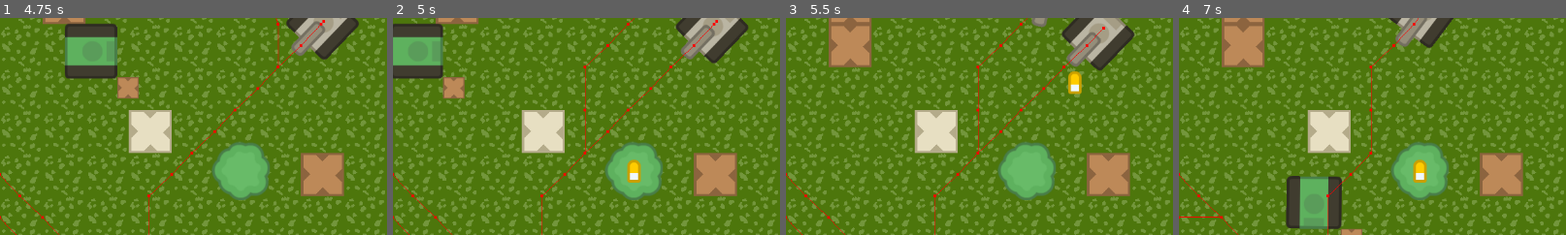
Above: before the commit, frames 1-4 (left to right).
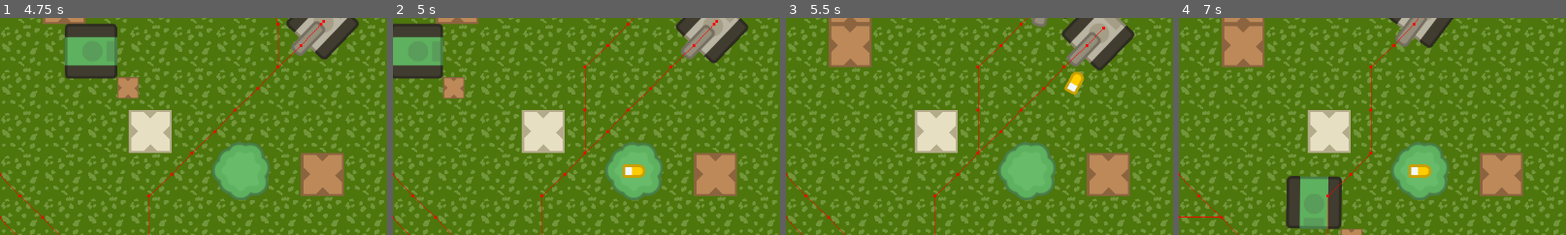
Above: after the commit, the same moments.

Repository: gerep/wall-and-order
Game: Godot game, scene res://scenes/level/level.tscn
Two runs of this game, one before a commit and one after it. Both use one fixed random seed, a clock stepped at 60 frames per second and the inputs below.
Inputs:
- Up to frame 1 (4.75 s): tap Enter at 0.5 s; hold Right (ui_right) 0.53-1.28 s; hold Space (place) 0.53-1.28 s; hold Down (ui_down) 1.28-2.03 s; tap Space (place) at 1.35, 2.85, 4.35 s; hold Right (ui_right) 2.03-2.78 s; hold Space (place) 2.03-2.78 s; hold Up (ui_up) 2.78-3.53 s; hold Space (place) 3.53-4.28 s; hold Left (ui_left) from 3.53 s (still down)
- Up to frame 2 (5 s): keep holding Left (ui_left)
- Up to frame 3 (5.5 s): release Left (ui_left) at 5.03 s; hold Down (ui_down) from 5.03 s (still down); hold Space (place) from 5.03 s (still down)
- Up to frame 4 (7 s): release Down (ui_down) at 5.78 s; release Space (place) at 5.78 s; hold Right (ui_right) 5.78-6.53 s; tap Space (place) at 5.85 s; hold Up (ui_up) from 6.53 s (still down); hold Space (place) from 6.53 s (still down)
The pictures show only the part of the screen within x 50-100%, y 8-58%; the shares and areas given below are measured in that part.

Frame 1 is identical in both runs. In frame 2, 0.4% of the frame differs, in the area x 59-66%, y 65-76%; in frame 3, 0.2%; in frame 4, 0.4%.

Commit message:
update bullet asset to look right
this avoids unnecessary rotation calculations

Diff:
--- a/scenes/enemies/enemy.gd
+++ b/scenes/enemies/enemy.gd
@@ -36,6 +36,7 @@
 			_:
 				return BRICK_BULLET_TEXTURE
 
+var life_points: int = 1
 var tilemap_layer: TileMapLayer
 var target: Vector2
 var can_shoot: bool = true
--- a/scenes/towers/bullet/tower_bullet.gd
+++ b/scenes/towers/bullet/tower_bullet.gd
@@ -1,5 +1,7 @@
 extends Area2D
 class_name TowerBullet
+
+@onready var sprite: Sprite2D = $Sprite2D
 
 var target_position: Vector2
 var speed: int = 300
@@ -24,4 +26,6 @@
 
 	if direction == Vector2.ZERO:
 		direction = (target_position - position).normalized()
+
+	sprite.rotation = direction.angle()
 	position += direction * speed * delta
--- a/scenes/towers/bullet/tower_bullet.tscn
+++ b/scenes/towers/bullet/tower_bullet.tscn
@@ -4,7 +4,7 @@
 [ext_resource type="Texture2D" uid="uid://cdehvy2bjtwke" path="res://assets/Bullets/bulletYellowSilver_outline.png" id="2_acko5"]
 
 [sub_resource type="CapsuleShape2D" id="CapsuleShape2D_b52me"]
-radius = 7.0
+radius = 8.0
 
 [node name="TowerBullet" type="Area2D" unique_id=1513410200]
 collision_layer = 4
@@ -15,4 +15,5 @@
 texture = ExtResource("2_acko5")
 
 [node name="CollisionShape2D" type="CollisionShape2D" parent="." unique_id=1363467289]
+rotation = 1.5707964
 shape = SubResource("CapsuleShape2D_b52me")
Binary file changed: assets/Bullets/bulletYellowSilver_outline.png
